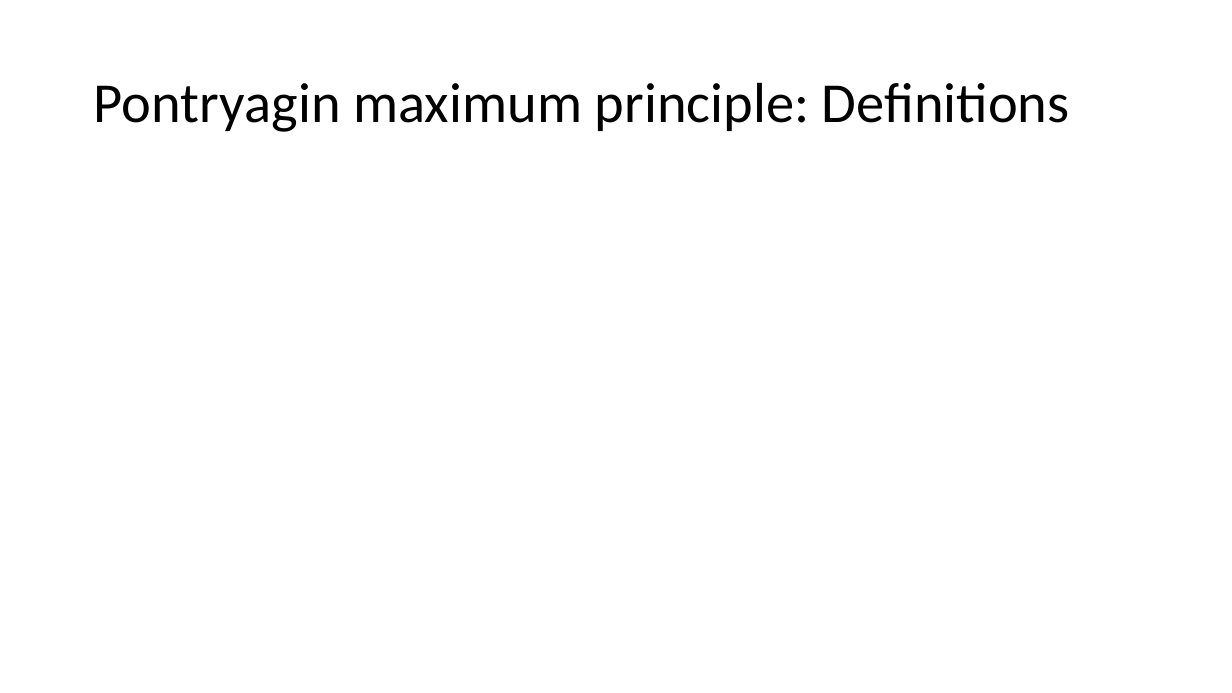
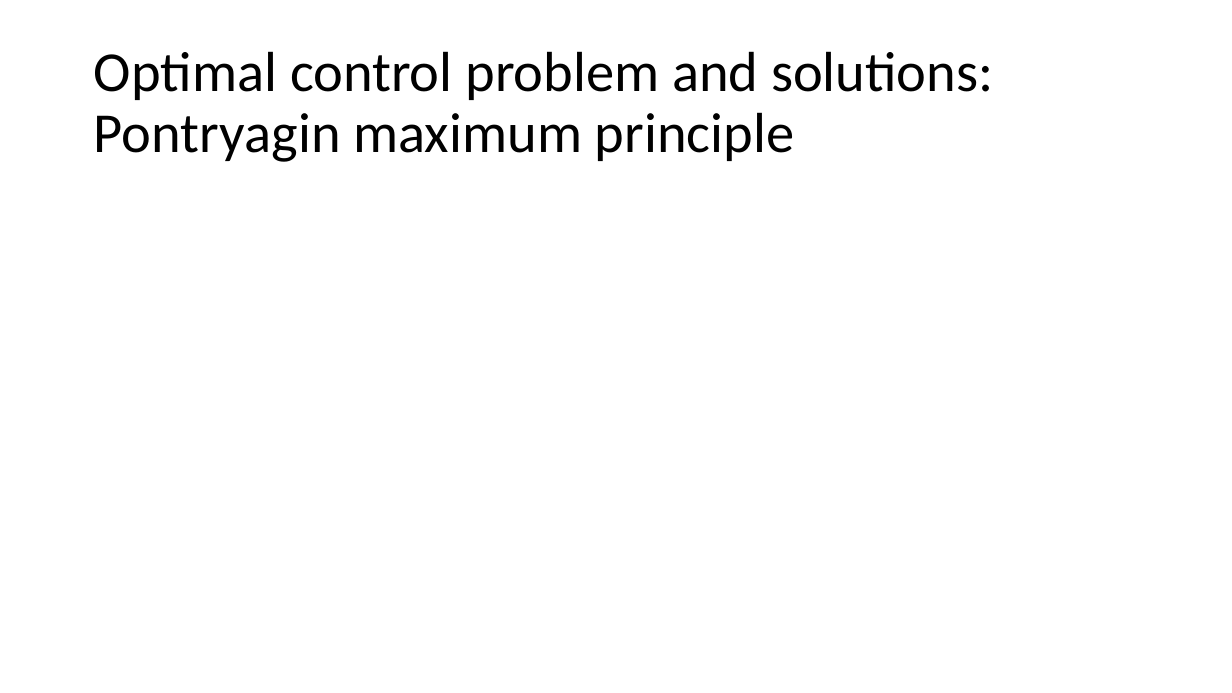
Before and after one commit to spbisc97/covid-optimal-control, a slide deck: slide 11 of PowerPoint/Optimal control strategies to prevent the hospital beds collapse during COVID-19 outbreak.pptx (slide 7 before the commit). Drawn at 1232x693 pixels with LibreOffice and Linux fonts; fonts in the diff are those of the drawing; grey boxes stand for pictures. Boxes give left, top, right and bottom in pixels: in the first picture for what was removed or moved away, otherwise in the second. Text is boxed around its words. In the diff, an @@ line names an element or a change of style, - is before the commit and + after.

```diff
--- a/PowerPoint/Optimal control strategies to prevent the hospital beds collapse during COVID-19 outbreak.pptx
+++ b/PowerPoint/Optimal control strategies to prevent the hospital beds collapse during COVID-19 outbreak.pptx
@@ title at (94,51,993,162): text changed @@
-Pontryagin maximum principle: Definitions
+Optimal control problem and solutions: Pontryagin maximum principle
```
Also in this commit, not shown: 1 other slide changed, 5 slides added, 4 slides removed, 1 other file.
